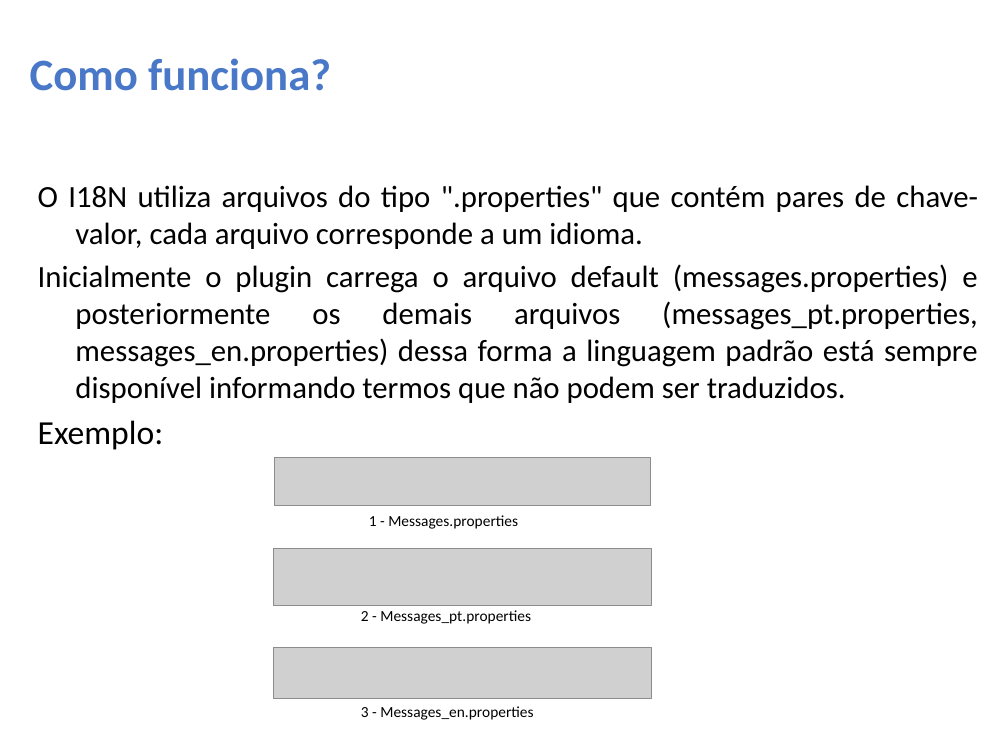
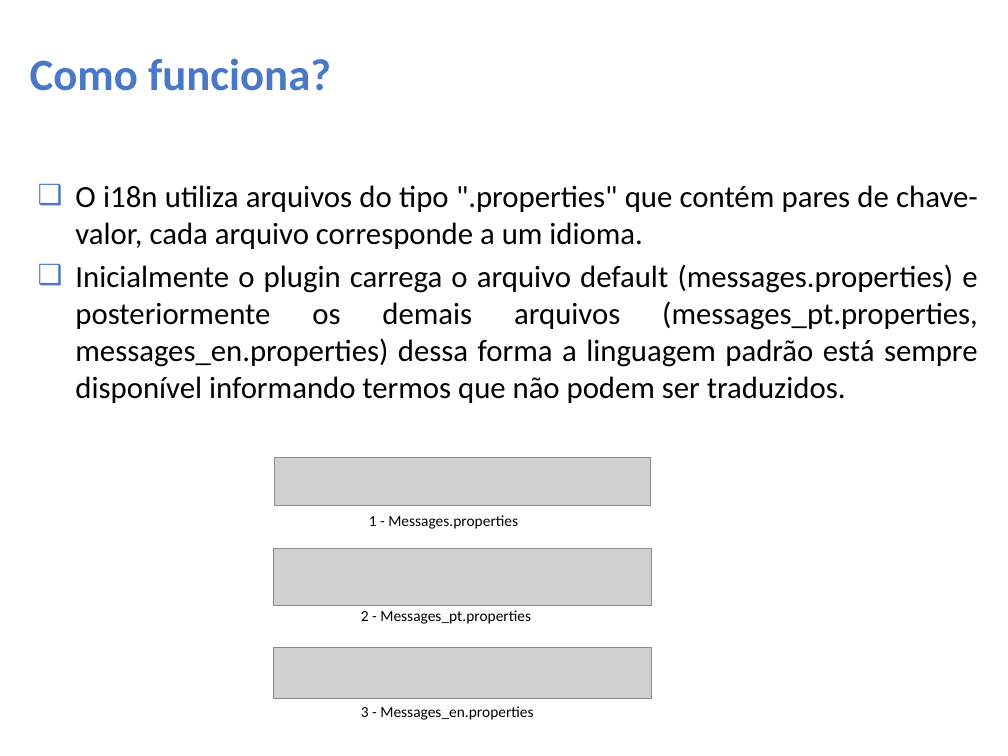
Before and after one commit to teltools/labs-jquery-i18n, a slide deck: slide 5 of I18N/I18n.pptx. Drawn at 1008x756 pixels with LibreOffice and Linux fonts; fonts in the diff are those of the drawing; grey boxes stand for pictures; background and template pictures are left out. Boxes give left, top, right and bottom in pixels: in the first picture for what was removed or moved away, otherwise in the second. Text is boxed around its words. In the diff, an @@ line names an element or a change of style, - is before the commit and + after.

Commit message:
Ajuste no arquivo i18n.pptx.

```diff
--- a/I18N/I18n.pptx
+++ b/I18N/I18n.pptx
@@ text at [75, 185, 978, 249]: text changed @@
-O I18N utiliza arquivos do tipo ".properties" que contém pares de chave-valor, cada arquivo corresponde a um idioma.
+❑ O i18n utiliza arquivos do tipo ".properties" que contém pares de chave-valor, cada arquivo corresponde a um idioma.
@@ text at [75, 264, 978, 403]: bullet none to ❑ @@
@@ text at [38, 420, 164, 450]: paragraph removed @@
-Exemplo:
```
Also in this commit, not shown: 8 other slides changed.
